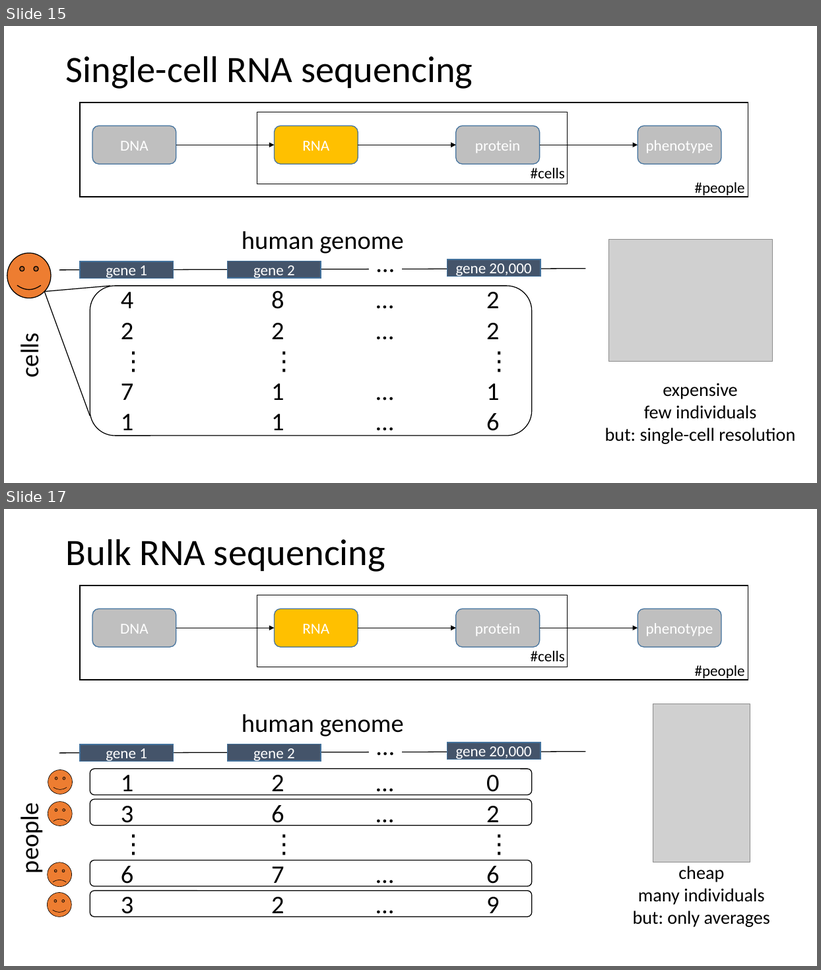
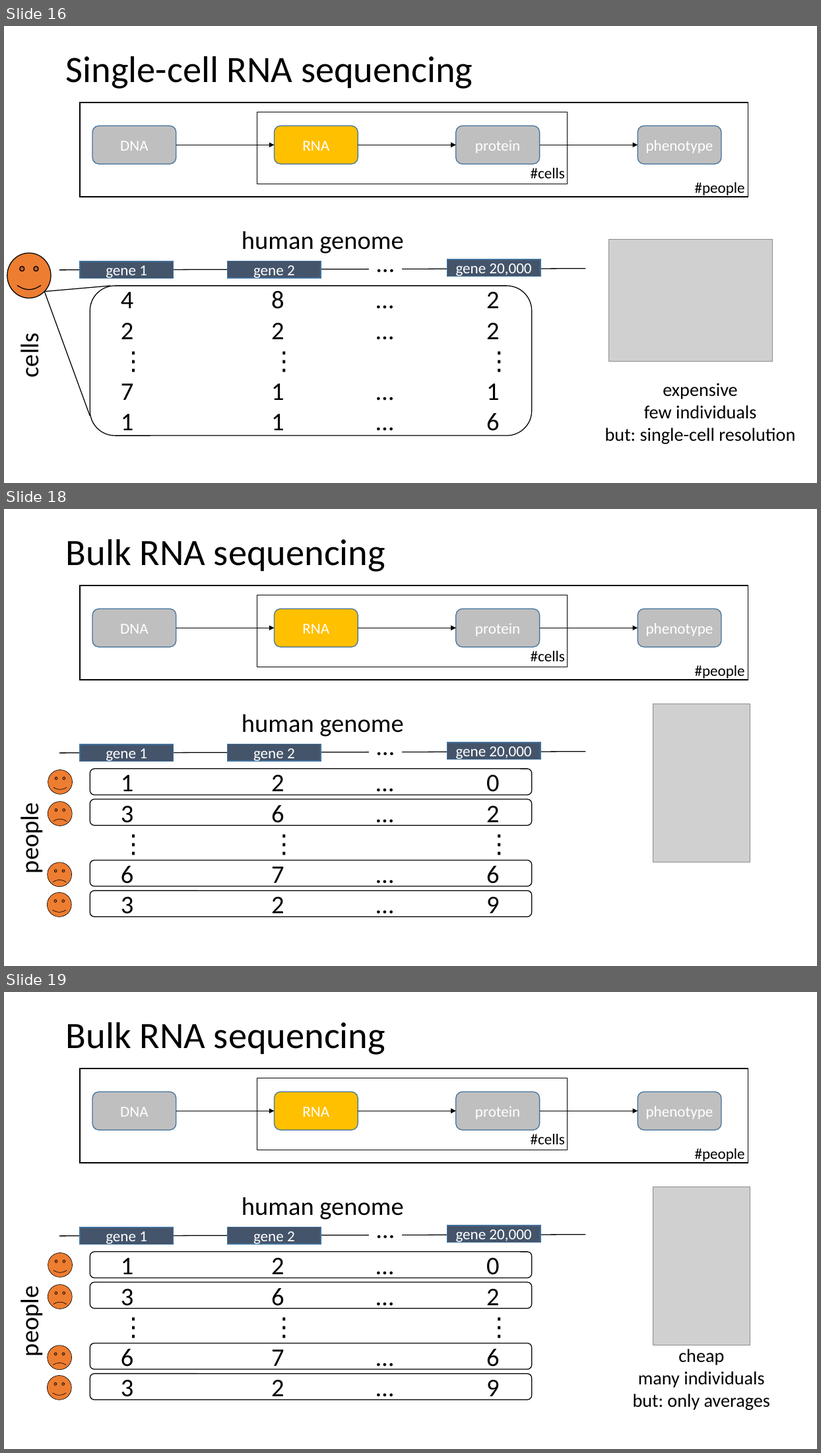
Before and after one commit to lmrl-bio/lmrl-bio.github.io, a slide deck: hostedfiles/datacrashcourse.pptx. Shown one above the other, each under a label of ours: slides 15 and 17 before the commit, slides 16, 18 and 19 after it; the slides between them are not shown. The pictures are 821x970 and 821x1453 pixels, drawn with LibreOffice and Linux fonts; fonts in the diff are those of the drawing; grey boxes stand for pictures. Boxes give left, top, right and bottom in pixels: in the first picture for what was removed or moved away, otherwise in the second. Text is boxed around its words. In the diff, an @@ line names an element or a change of style, - is before the commit and + after.

```diff
--- a/hostedfiles/datacrashcourse.pptx
+++ b/hostedfiles/datacrashcourse.pptx
@@ slide 18 added at [4, 509, 817, 966], background #FFFFFF @@
@@ title added at [66, 539, 385, 572], 44 pt, text #000000 @@
+Bulk RNA sequencing
@@ rectangle added at [81, 586, 748, 680], outline #000000 1 pt @@
@@ rectangle added at [257, 595, 568, 667], outline #000000 1 pt @@
@@ rounded rectangle added at [92, 609, 176, 648], fill #BFBFBF, outline #43739E 1 pt, 18 pt, text #FFFFFF @@
+DNA
@@ rounded rectangle added at [274, 609, 358, 648], fill #FFC000, outline #43739E 1 pt, 18 pt, text #FFFFFF @@
+RNA
@@ rounded rectangle added at [456, 609, 539, 648], fill #BFBFBF, outline #43739E 1 pt, 18 pt, text #FFFFFF @@
+protein
@@ rounded rectangle added at [638, 609, 721, 648], fill #BFBFBF, outline #43739E 1 pt, 18 pt, text #FFFFFF @@
+phenotype
@@ arrow added from (176, 628) to (274, 628), #000000 0.5 pt @@
@@ arrow added from (358, 628) to (456, 628), #000000 0.5 pt @@
@@ arrow added from (539, 628) to (638, 628), #000000 0.5 pt @@
@@ text added at [531, 651, 565, 661], 18 pt, text #000000 @@
+#cells
@@ text added at [695, 665, 745, 680], 18 pt, text #000000 @@
+#people
@@ picture added at [653, 704, 750, 862] @@
@@ text added at [242, 714, 403, 737], 30 pt, text #000000 @@
+human genome
@@ rectangle added at [81, 745, 174, 762], fill #44546A, outline #43739E 1 pt, 18 pt, text #FFFFFF @@
+gene 1
@@ rectangle added at [228, 745, 321, 762], fill #44546A, outline #43739E 1 pt, 18 pt, text #FFFFFF @@
+gene 2
@@ text added at [369, 736, 402, 755], 30 pt, text #000000 @@
+…
@@ rectangle added at [448, 743, 541, 760], fill #44546A, outline #43739E 1 pt, 18 pt, text #FFFFFF @@
+gene 20,000
@@ line added from (59, 753) to (586, 752), #000000 1 pt @@
@@ smiley face added at [48, 770, 73, 795], fill #ED7D31, outline #000000 0.5 pt @@
@@ rounded rectangle added at [90, 769, 532, 795], outline #000000 1 pt @@
@@ text added at [121, 775, 499, 918], 30 pt, text #000000 @@
+1 2 … 0
+3 6 … 2
+⋮ ⋮ ⋮
+6 7 … 6
+3 2 … 9
@@ smiley face added at [48, 802, 73, 826], fill #ED7D31, outline #000000 0.5 pt @@
@@ rounded rectangle added at [90, 799, 532, 826], outline #000000 1 pt @@
@@ text added at [15, 809, 46, 872], 30 pt, text #000000 @@
+people
@@ smiley face added at [48, 863, 72, 887], fill #ED7D31, outline #000000 0.5 pt @@
@@ rounded rectangle added at [90, 860, 532, 887], outline #000000 1 pt @@
@@ smiley face added at [48, 892, 72, 917], fill #ED7D31, outline #000000 0.5 pt @@
@@ rounded rectangle added at [90, 891, 532, 917], outline #000000 1 pt @@
@@ what was slide 15 is now slide 16 @@
@@ what was slide 17 is now slide 19 @@
```
Also in this commit, not shown: 1 slide changed, 1 other slide added, 1 other file.
